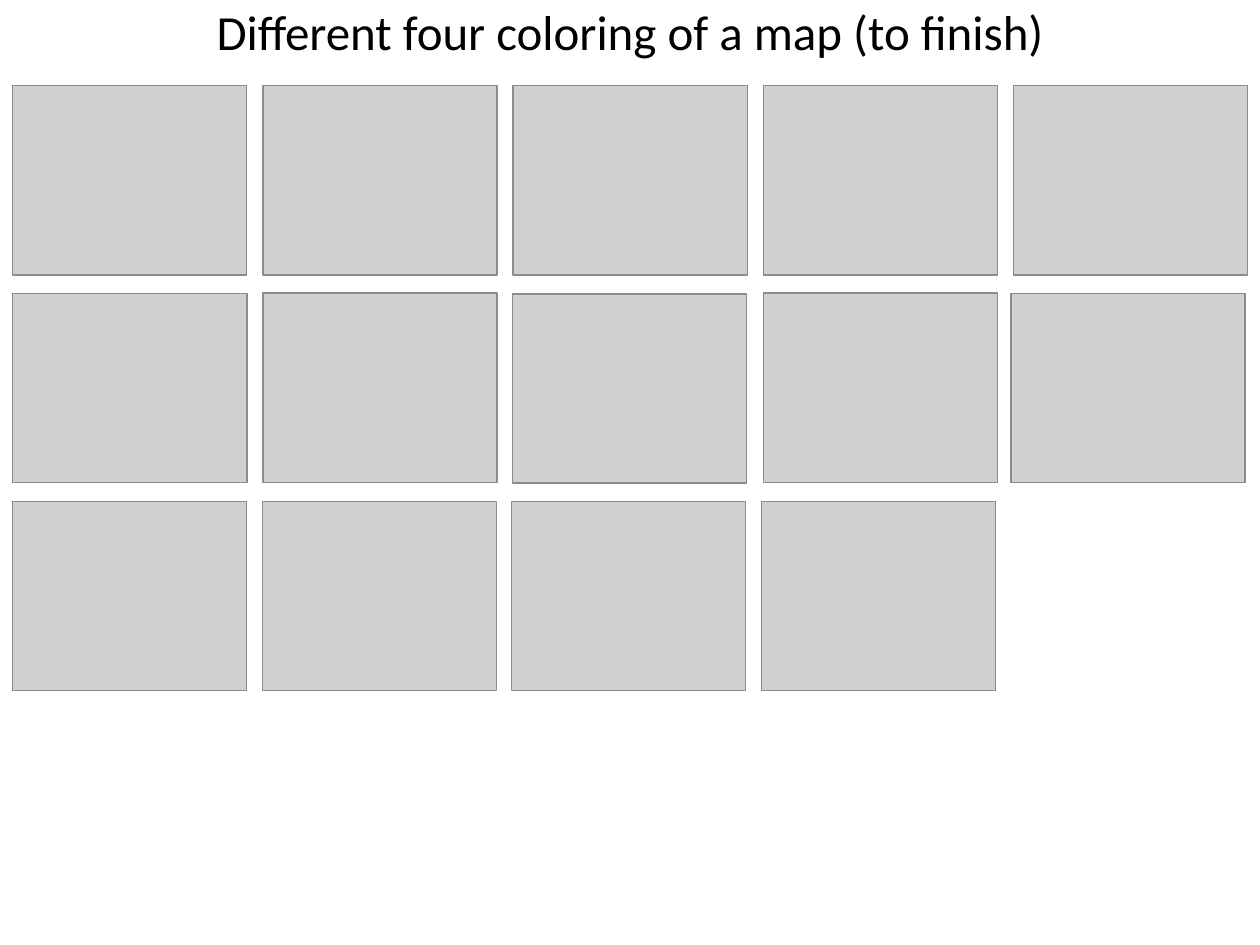
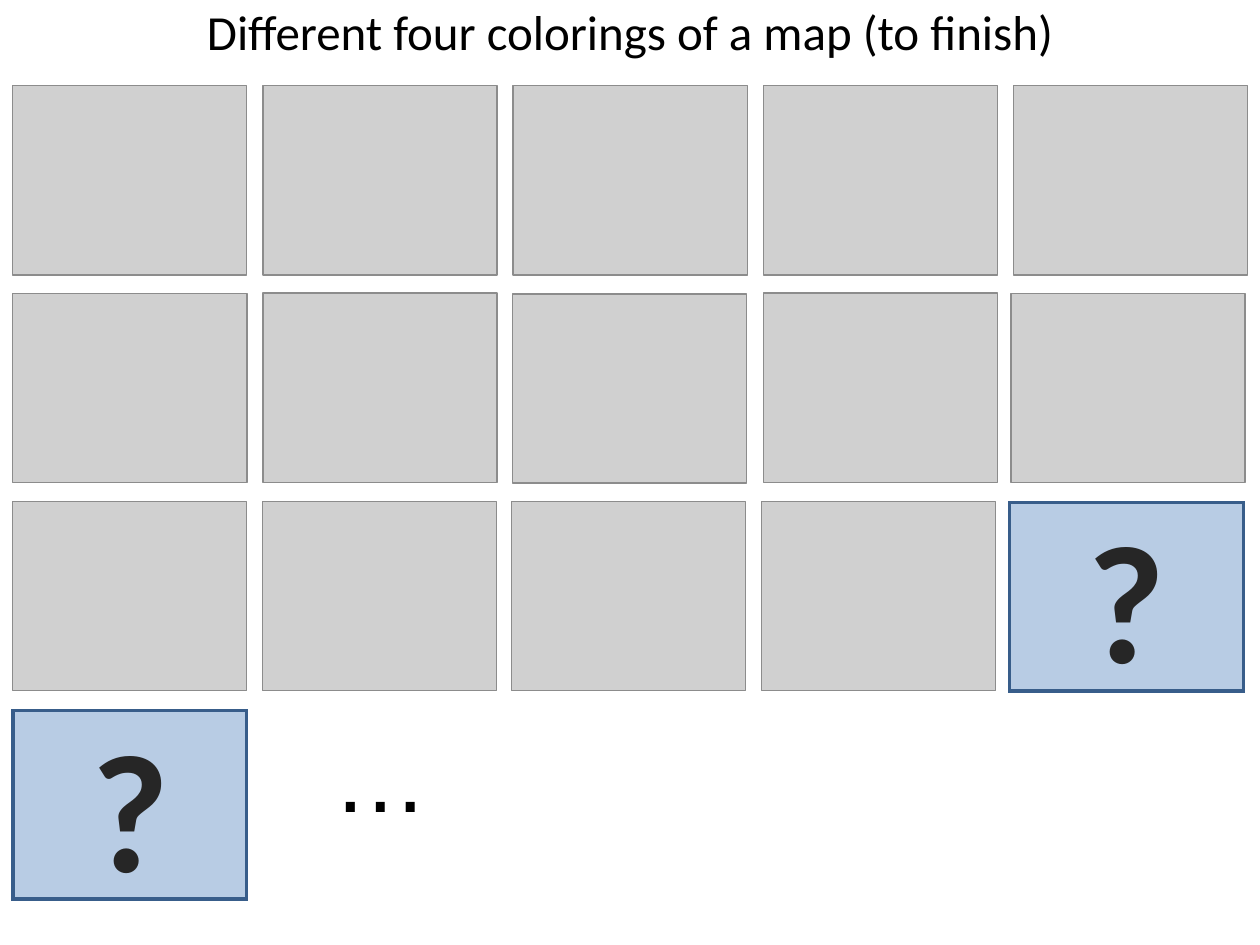
Before and after one commit to stefanutti/maps-coloring-java, a slide deck: slide 33 of ct/ct-docs/cahit-spiral-chains/spiral-chains.ppt. Drawn at 1260x945 pixels with LibreOffice and Linux fonts; fonts in the diff are those of the drawing; grey boxes stand for pictures. Boxes give left, top, right and bottom in pixels: in the first picture for what was removed or moved away, otherwise in the second. Text is boxed around its words. In the diff, an @@ line names an element or a change of style, - is before the commit and + after.

```diff
--- a/ct/ct-docs/cahit-spiral-chains/spiral-chains.ppt
+++ b/ct/ct-docs/cahit-spiral-chains/spiral-chains.ppt
@@ title at <box>207,14,1053,59</box>: text changed @@
-Different four coloring of a map (to finish)
+Different four colorings of a map (to finish)
@@ rectangle added at <box>1009,503,1242,692</box>, fill #4F81BD at 40% opacity, outline #385D8A 2.01 pt, 96 pt, text #262626, bold @@
+?
@@ rectangle added at <box>13,711,246,898</box>, fill #4F81BD at 40% opacity, outline #385D8A 2.01 pt, 96 pt, text #262626, bold @@
+?
@@ text added at <box>321,711,441,837</box>, 54 pt, text #000000 @@
+…
```
Also in this commit, not shown: 4 other slides changed, 9 slides added, 12 slides removed, 52 other files.
